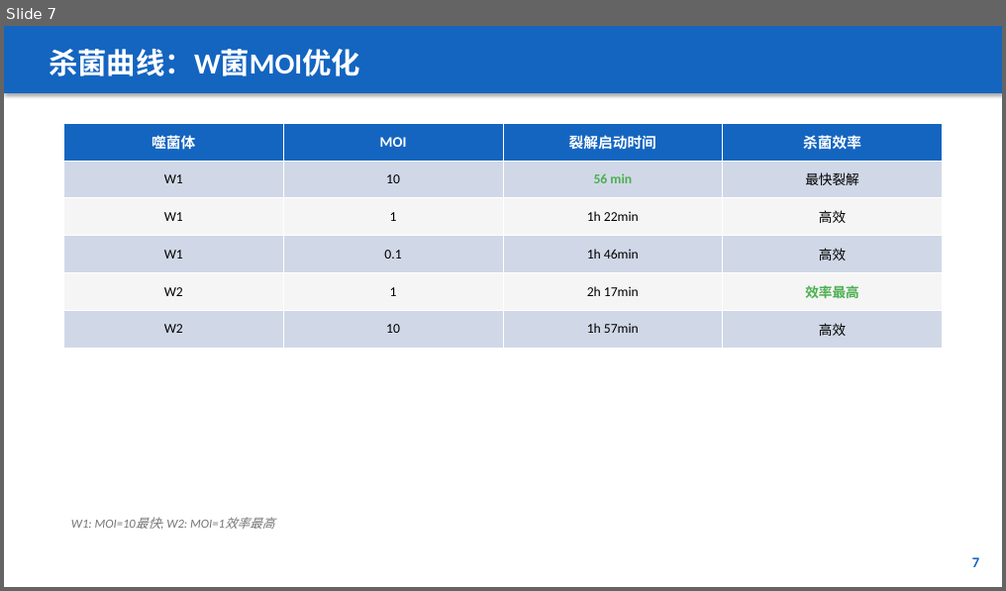
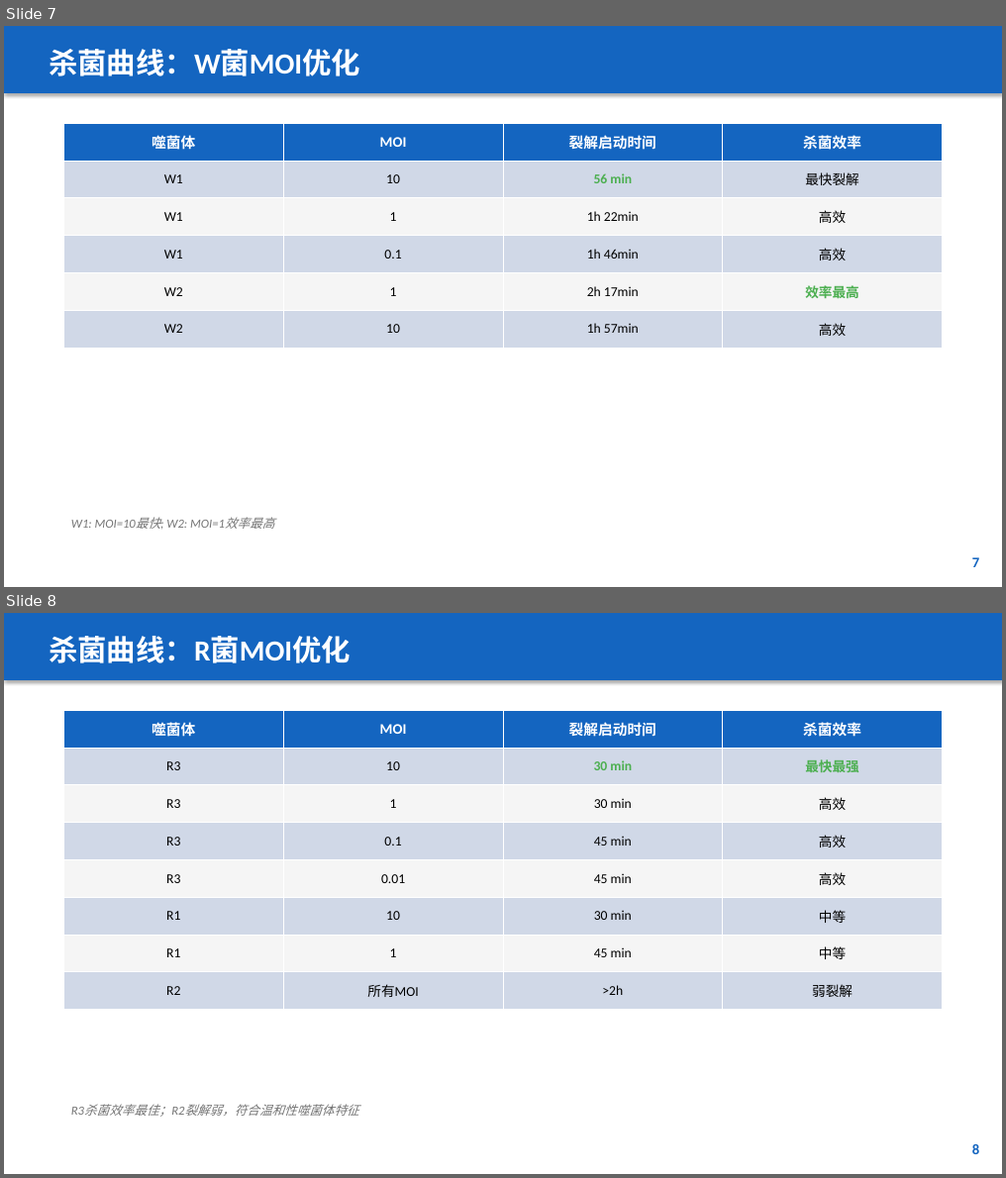
Before and after one commit to gongyuhang2023-cpu/EcAZPhageDocumentation, a slide deck: PPT/20260126/组会汇报_v1.pptx. Shown one above the other, each under a label of ours: slide 7 before the commit, slides 7 and 8 after it. The pictures are 1006x591 and 1006x1178 pixels, drawn with LibreOffice and Linux fonts; fonts in the diff are those of the drawing. Boxes give left, top, right and bottom in pixels: in the first picture for what was removed or moved away, otherwise in the second. Text is boxed around its words. In the diff, an @@ line names an element or a change of style, - is before the commit and + after.

```diff
--- a/PPT/20260126/组会汇报_v1.pptx
+++ b/PPT/20260126/组会汇报_v1.pptx
@@ slide 8 added at bbox=[4, 613, 1002, 1174], background #FFFFFF @@
@@ rectangle added at bbox=[4, 613, 1002, 680], fill #1465C0 @@
@@ text added at bbox=[49, 636, 350, 663], 28 pt, text #FFFFFF, bold @@
+杀菌曲线：R菌MOI优化
@@ table added at bbox=[63, 710, 942, 1010], 8 rows, 4 columns @@
+噬菌体 | MOI | 裂解启动时间 | 杀菌效率
+R3 | 10 | 30 min | 最快最强
+R3 | 1 | 30 min | 高效
+R3 | 0.1 | 45 min | 高效
+R3 | 0.01 | 45 min | 高效
+R1 | 10 | 30 min | 中等
+R1 | 1 | 45 min | 中等
+R2 | 所有MOI | >2h | 弱裂解
@@ text added at bbox=[185, 1104, 359, 1116], 12 pt, text #757575, italic @@
+R3杀菌效率最佳；R2裂解弱，符合温和性噬菌体特征
@@ text added at bbox=[972, 1145, 979, 1155], 14 pt, text #1465C0, bold @@
+8
```
Also in this commit, not shown: 2 slides changed, 45 other files.
